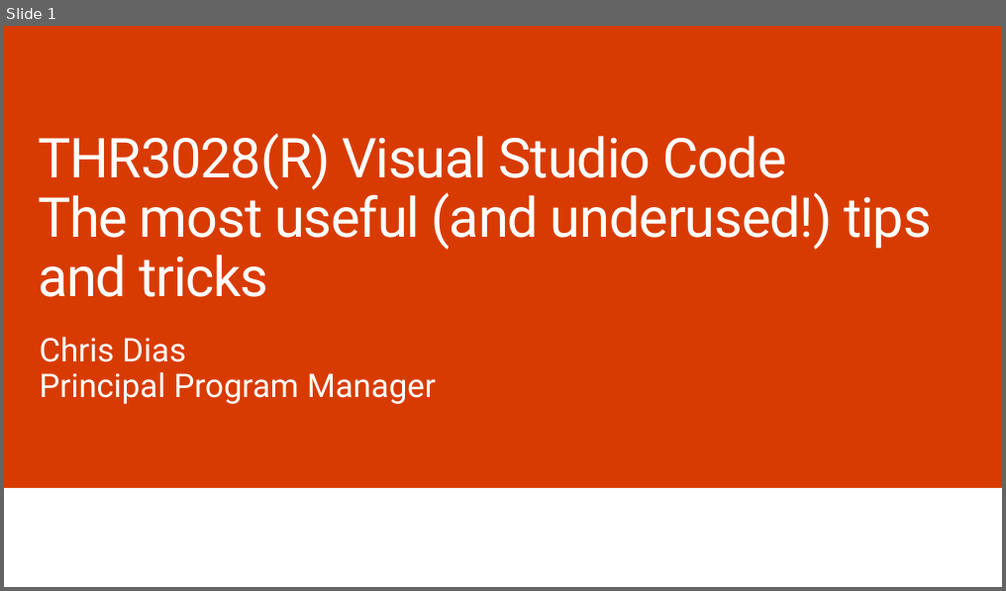
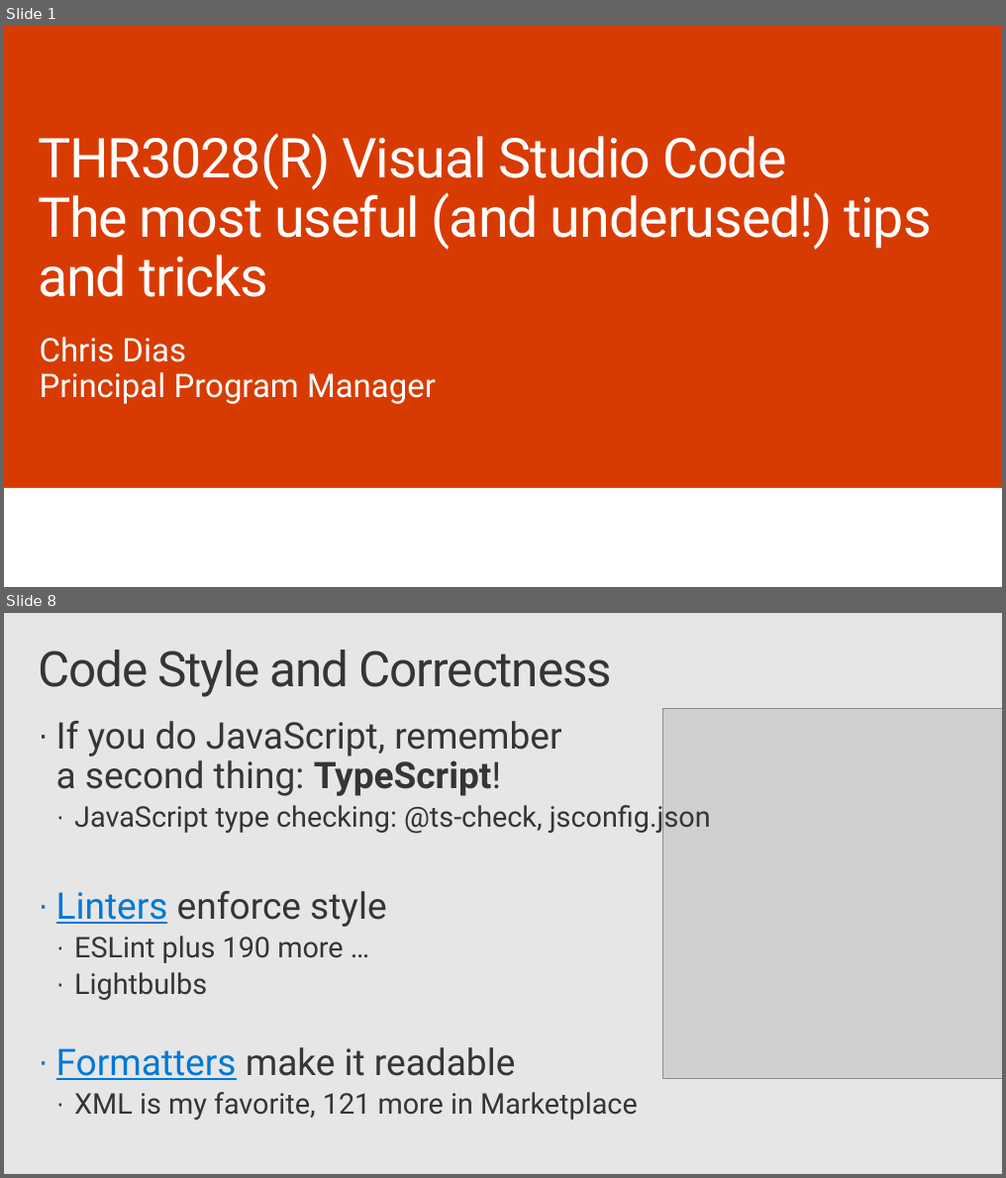
Before and after one commit to chrisdias/ignite2017, a slide deck: thr3028(r).chrisdias.vscodetipstricks.pptx. Shown one above the other, each under a label of ours: slide 1 before the commit, slides 1 and 8 after it; the slides between them are not shown. The pictures are 1006x591 and 1006x1178 pixels, drawn with LibreOffice and Linux fonts; fonts in the diff are those of the drawing; grey boxes stand for pictures; background and template pictures are left out. Boxes give left, top, right and bottom in pixels: in the first picture for what was removed or moved away, otherwise in the second. Text is boxed around its words. In the diff, an @@ line names an element or a change of style, - is before the commit and + after.

```diff
--- a/thr3028(r).chrisdias.vscodetipstricks.pptx
+++ b/thr3028(r).chrisdias.vscodetipstricks.pptx
@@ slide 8 added at (x1=4, y1=613, x2=1002, y2=1174), background #E6E6E6 @@
@@ title added at (x1=38, y1=650, x2=613, y2=697), 48 pt, text #353535 @@
+Code Style and Correctness
@@ text added at (x1=56, y1=721, x2=711, y2=1120), 28 pt, text #353535 @@
+· If you do JavaScript, remember
+  a second thing: TypeScript!
+  · JavaScript type checking: @ts-check, jsconfig.json
+· Linters enforce style
+  · ESLint plus 190 more …
+  · Lightbulbs
+· Formatters make it readable
+  · XML is my favorite, 121 more in Marketplace
@@ picture added at (x1=663, y1=709, x2=1002, y2=1079) @@
```
Also in this commit, not shown: 2 slides changed, 11 other slides added, 2 slides removed, 4 other files.
